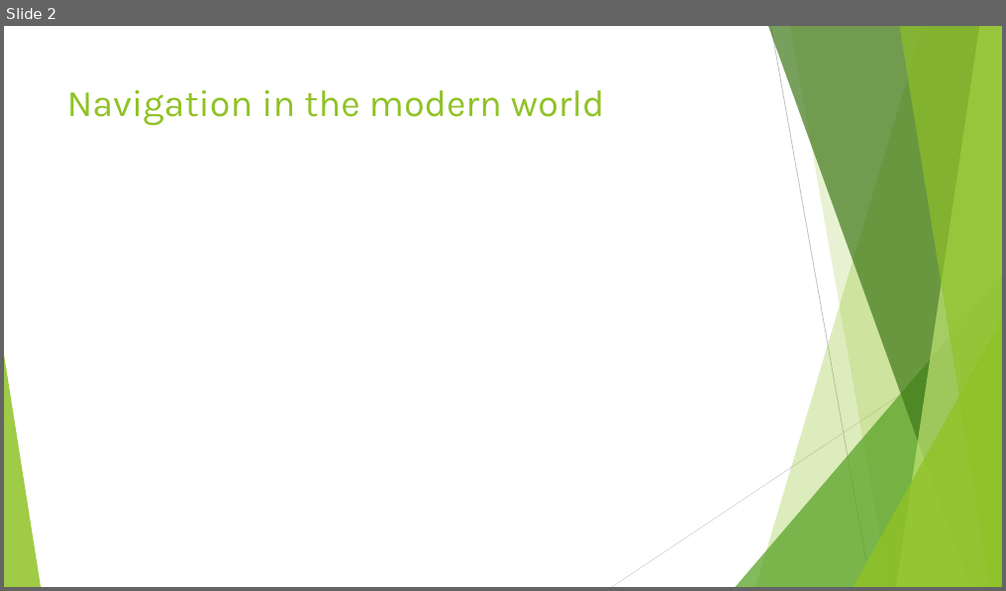
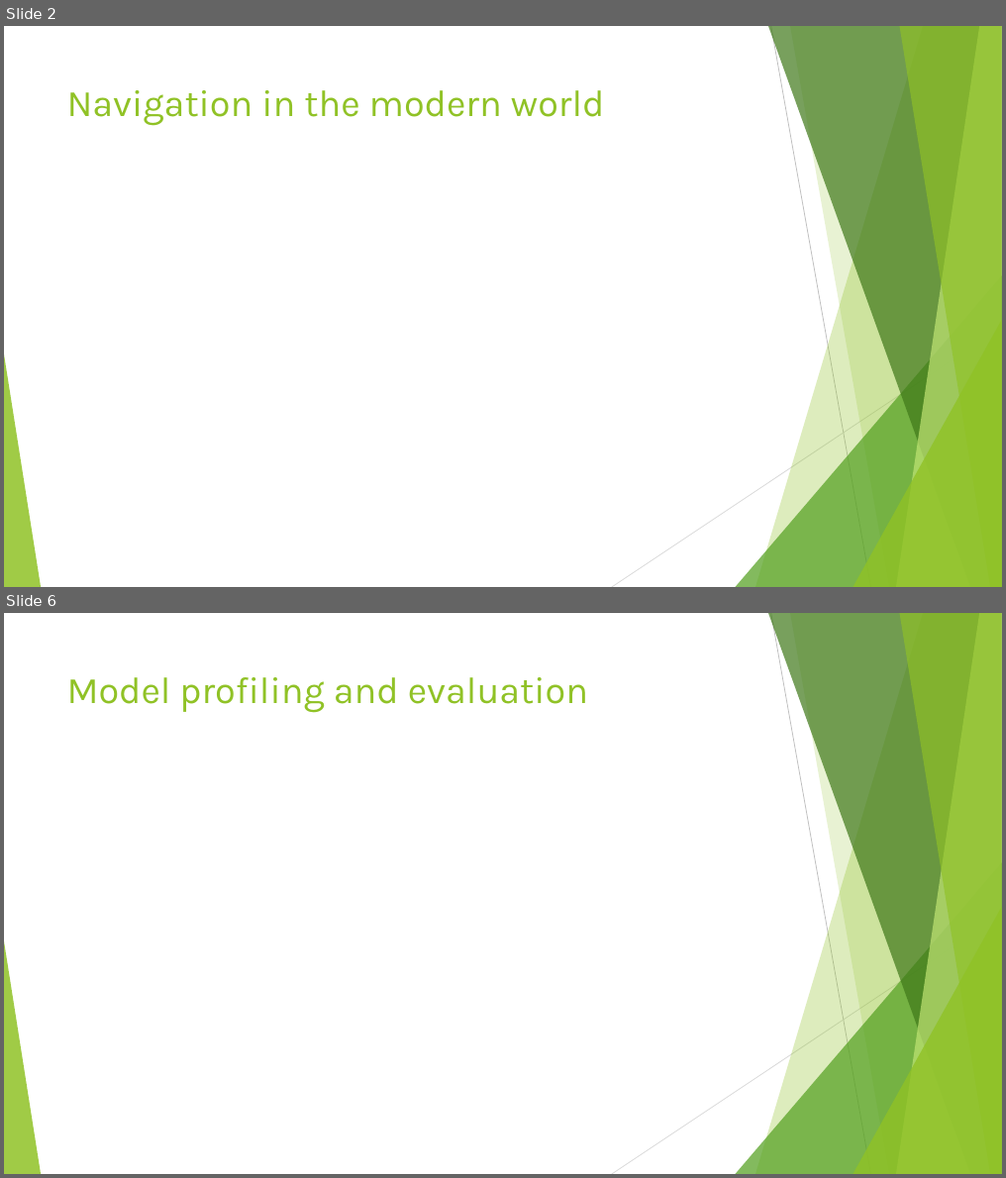
Before and after one commit to VlaStudy/ModelMapping, a slide deck: SustainabilityInNavigationPresentation.pptx. Shown one above the other, each under a label of ours: slide 2 before the commit, slides 2 and 6 after it; the slides between them are not shown. The pictures are 1006x591 and 1006x1178 pixels, drawn with LibreOffice and Linux fonts; fonts in the diff are those of the drawing. Boxes give left, top, right and bottom in pixels: in the first picture for what was removed or moved away, otherwise in the second. Text is boxed around its words. In the diff, an @@ line names an element or a change of style, - is before the commit and + after.

```diff
--- a/SustainabilityInNavigationPresentation.pptx
+++ b/SustainabilityInNavigationPresentation.pptx
@@ slide 6 added at <box>4,613,1002,1174</box>, background #FFFFFF; not listed: 10 template elements that a slide beside it also shows @@
@@ title added at <box>67,677,588,713</box>, 36 pt, text #90C226 @@
+Model profiling and evaluation
```
Also in this commit, not shown: 6 other slides added, 3 slides removed, 3 other files.
